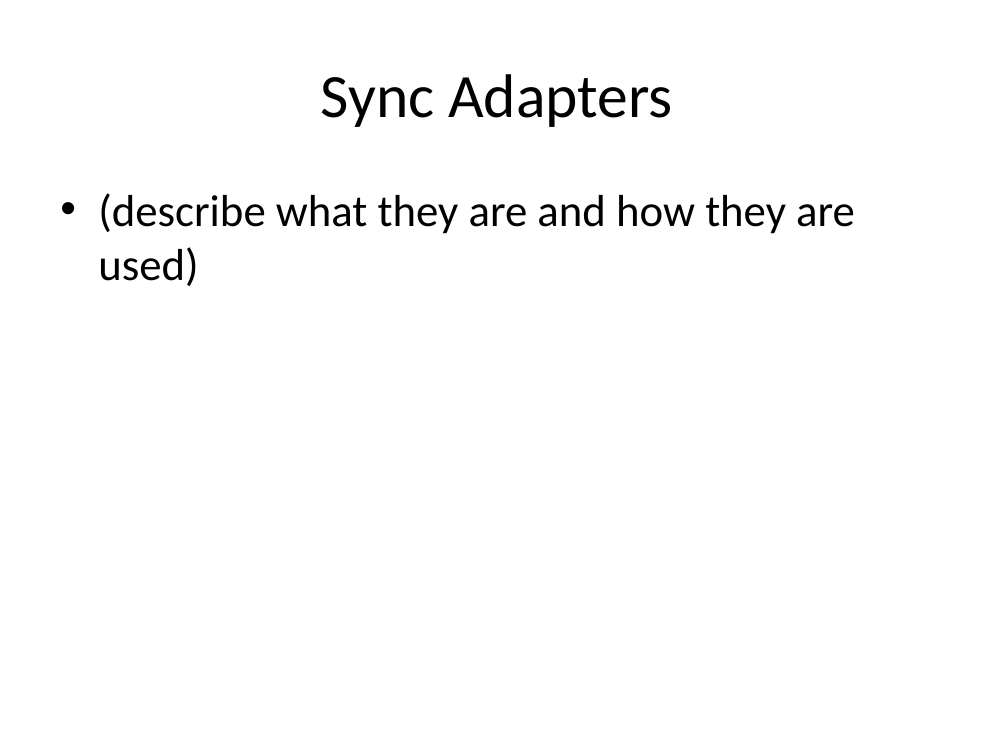
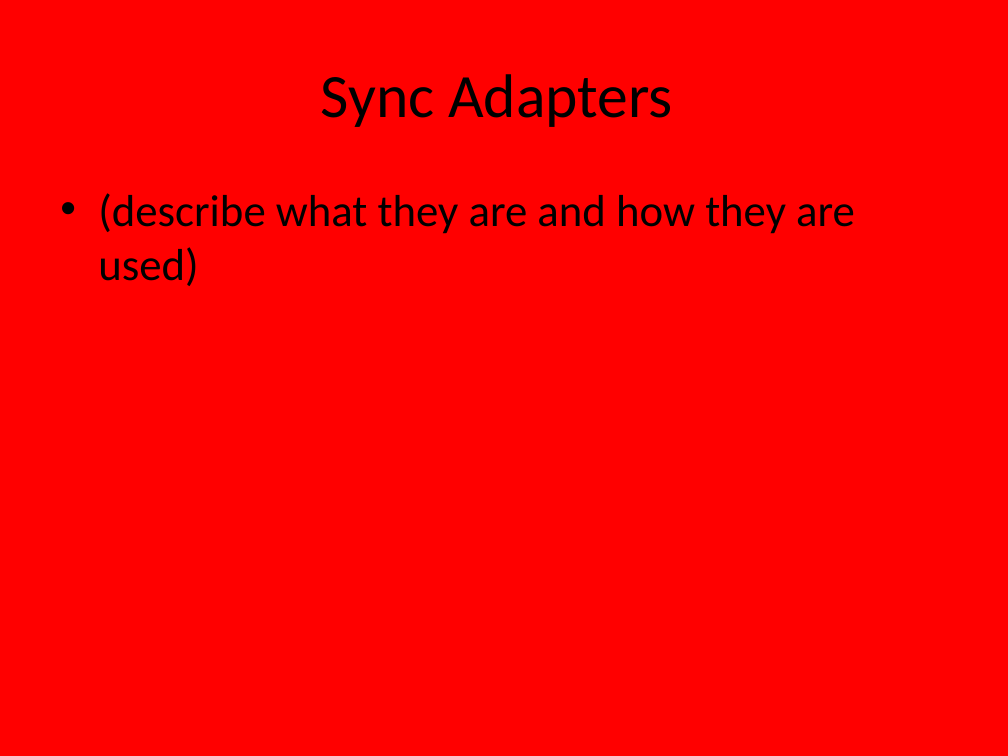
Before and after one commit to scurrymd/Software-Engineering, a slide deck: slide 17 of docs/UC Schedule App.pptx (slide 18 before the commit). Drawn at 1008x756 pixels with LibreOffice and Linux fonts; fonts in the diff are those of the drawing. Boxes give left, top, right and bottom in pixels: in the first picture for what was removed or moved away, otherwise in the second. Text is boxed around its words. In the diff, an @@ line names an element or a change of style, - is before the commit and + after.

```diff
--- a/docs/UC Schedule App.pptx
+++ b/docs/UC Schedule App.pptx
@@ background #FFFFFF to #FF0000 @@
```
Also in this commit, not shown: 18 other slides changed, 1 slide added, 1 slide removed.
